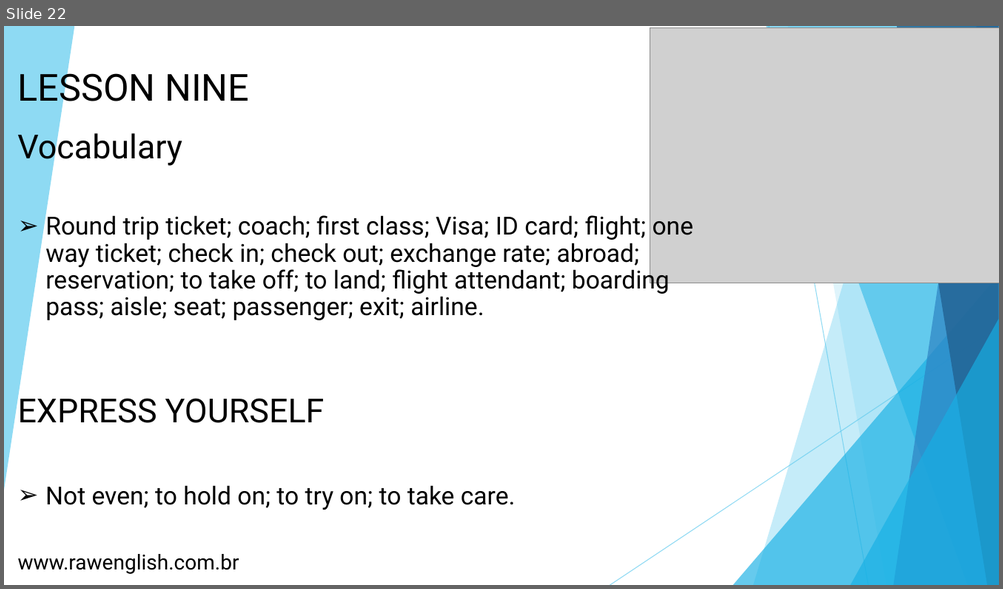
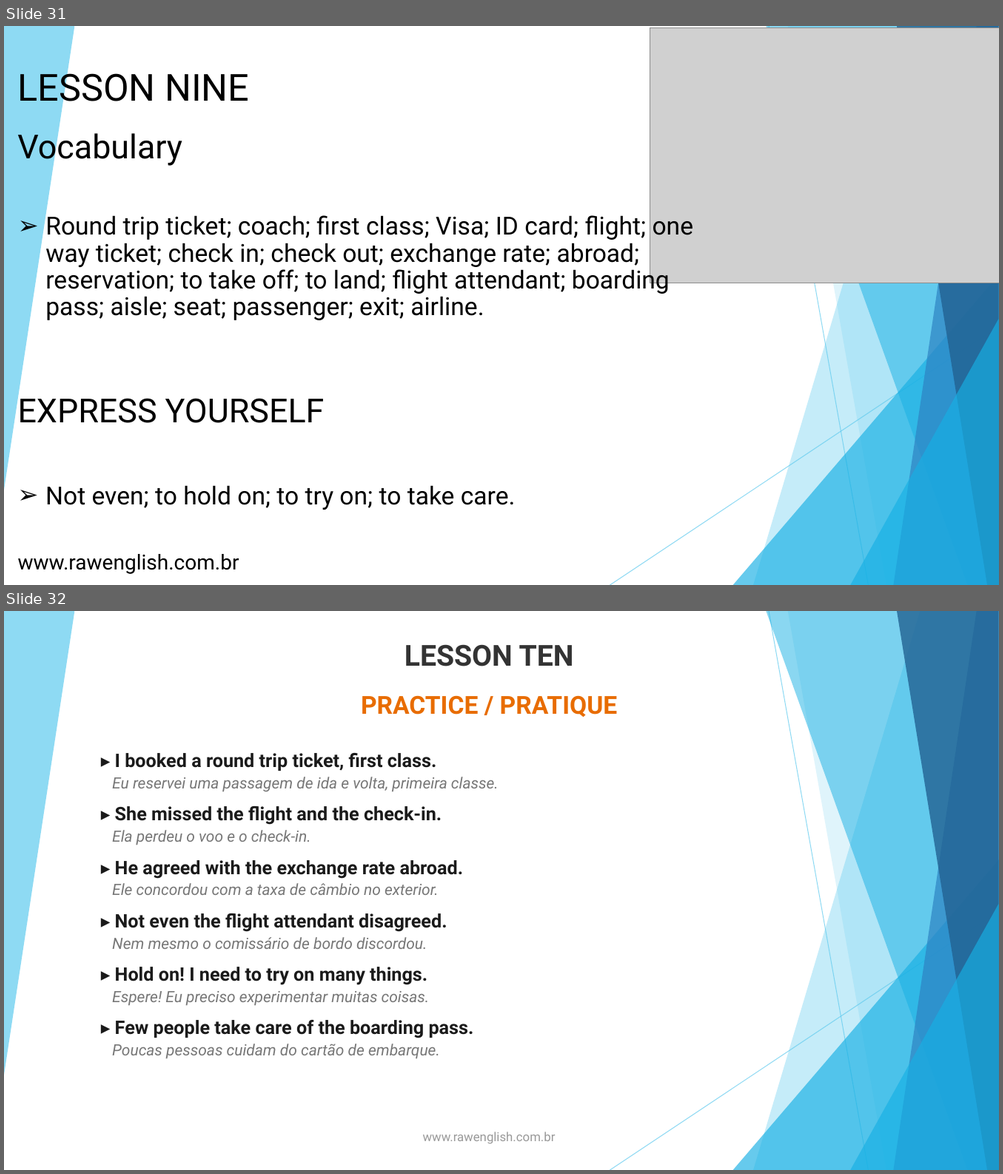
Before and after one commit to rawdre/ai-consulting, a slide deck: books/book-three-raw-english.pptx. Shown one above the other, each under a label of ours: slide 22 before the commit, slides 31 and 32 after it. The pictures are 1003x589 and 1003x1174 pixels, drawn with LibreOffice and Linux fonts; fonts in the diff are those of the drawing; grey boxes stand for pictures. Boxes give left, top, right and bottom in pixels: in the first picture for what was removed or moved away, otherwise in the second. Text is boxed around its words. In the diff, an @@ line names an element or a change of style, - is before the commit and + after.

Commit message:
Update Book Three to enhanced version (34 slides, fixes + practice + lesson renumbering)

```diff
--- a/books/book-three-raw-english.pptx
+++ b/books/book-three-raw-english.pptx
@@ slide 32 added at box(4, 611, 999, 1170), background #FFFFFF; not listed: 10 template elements that a slide beside it also shows @@
@@ text added at box(404, 644, 574, 667), 28 pt, text #333333, bold @@
+LESSON TEN
@@ text added at box(361, 695, 617, 717), 24 pt, text #E86C00, bold @@
+PRACTICE / PRATIQUE
@@ text added at box(112, 753, 498, 1059), 15 pt, text #777777, italic @@
+▸ I booked a round trip ticket, first class.
+Eu reservei uma passagem de ida e volta, primeira classe.
+▸ She missed the flight and the check-in.
+Ela perdeu o voo e o check-in.
+▸ He agreed with the exchange rate abroad.
+Ele concordou com a taxa de câmbio no exterior.
+▸ Not even the flight attendant disagreed.
+Nem mesmo o comissário de bordo discordou.
+▸ Hold on! I need to try on many things.
+Espere! Eu preciso experimentar muitas coisas.
+▸ Few people take care of the boarding pass.
+Poucas pessoas cuidam do cartão de embarque.
@@ text added at box(423, 1132, 555, 1145), 12 pt, text #999999 @@
+www.rawenglish.com.br
@@ what was slide 22 is now slide 31 @@
```
Also in this commit, not shown: 7 slides changed, 9 other slides added.
